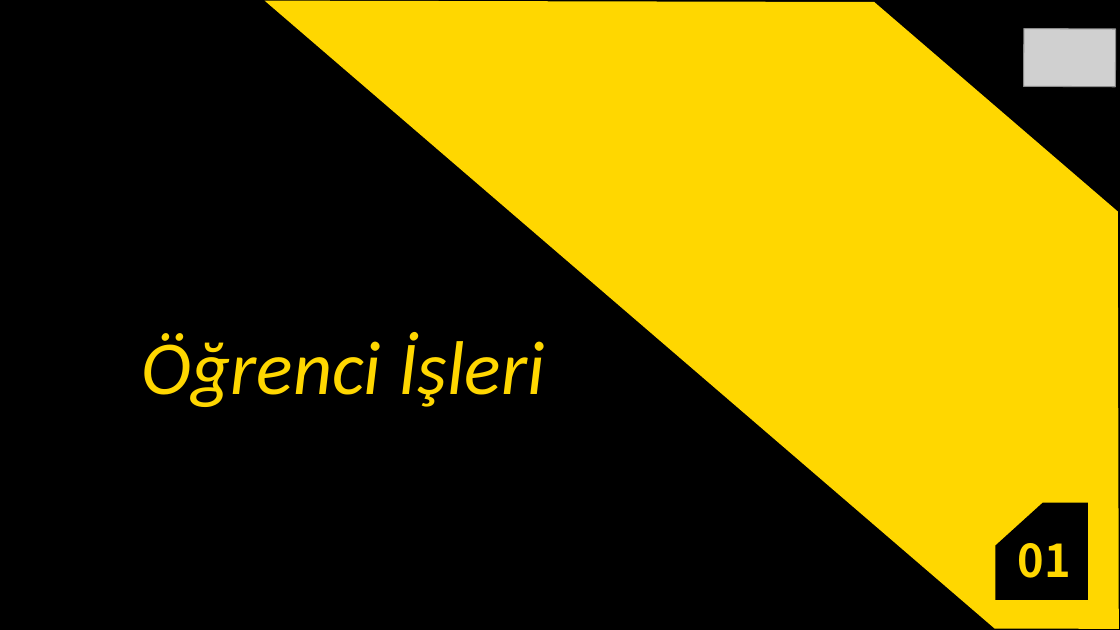
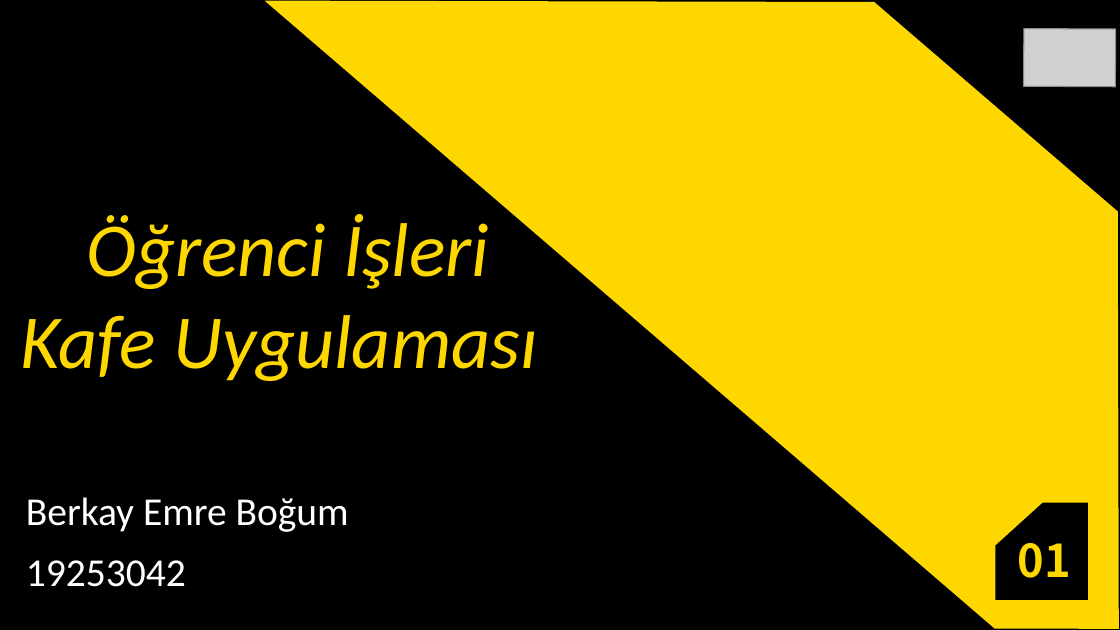
Before and after one commit to berkayemreb/TEZ_Ogrenci-Isleri, a slide deck: slide 1 of OgrenciIsleri.odp. Drawn at 1120x630 pixels with LibreOffice and Linux fonts; fonts in the diff are those of the drawing; grey boxes stand for pictures. Boxes give left, top, right and bottom in pixels: in the first picture for what was removed or moved away, otherwise in the second. Text is boxed around its words. In the diff, an @@ line names an element or a change of style, - is before the commit and + after.

```diff
--- a/OgrenciIsleri.odp
+++ b/OgrenciIsleri.odp
@@ subtitle "Öğrenci İşleri": place and size @@
-subtitle "Öğrenci İşleri" at <box>142,332,545,407</box>
+subtitle "Öğrenci İşleri" at <box>21,214,537,381</box>
@@ subtitle at <box>21,315,537,381</box>: paragraph added @@
+Kafe Uygulaması
@@ text added at <box>26,497,349,587</box>, 28 pt, text #FFFFFF @@
+Berkay Emre Boğum
+19253042
```
Also in this commit, not shown: 14 other slides changed, 2 slides added, 2 slides removed, 2 other files.
